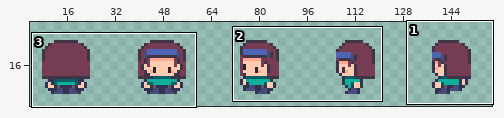
Pixel-art file -- Assets/Art/Avatar/S_ENT_Avatar.aseprite. Above, an overview of the earlier version with the close-up marked.
Close-up. Before the edit:
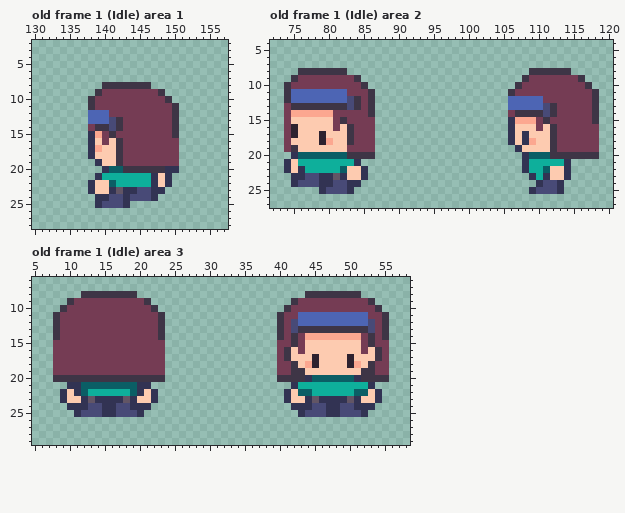
160x32 pixels, 27 frames. Shown: old frame 1 (Idle) area 1: x 130..157, y 2..28; old frame 1 (Idle) area 2: x 72..120, y 4..27; old frame 1 (Idle) area 3: x 5..58, y 6..29. The wide view leaves out empty margins. The commit also changed other frames or places, which this record leaves out.
After:
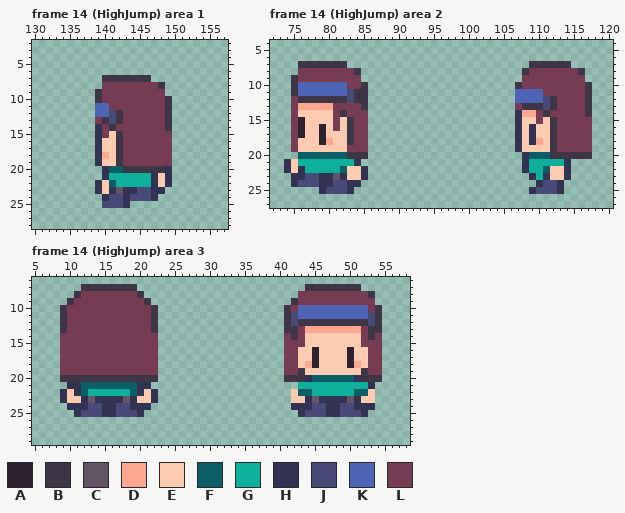
Palette (. is transparent): A #2e222f  B #3e3546  C #625565  D #fca790  E #fdcbb0  F #0b5e65  G #0eaf9b  H #323353  J #484a77  K #4d65b4  L #753c54
A new or re-ordered frame is compared with the old frame closest to it.
The author wrote: HighJumpAnimation
Edits made:
frames 27 -> 31
Changed rows in their new state; - is an unchanged pixel.
Frame 14 (HighJump) area 1 is new; against old frame 1 (Idle):
first column x 138:
 7 --BBBBBBB----
 8 --LLLLLLLLB--
 9 ----------L--
10 .B-----------
11 .KK--------B.
12 .--JB------B.
13 .LB--------B.
14 .HLBL------B.
15 .H-EB-------.
16 .HE---------.
17 .H----------.
18 .HD---------.
19 ------------.
20 ------------.
21 -.H----------
22 .H-----------
23 .H-----------
24 -.-----------
25 -.-----------
Frame 14 (HighJump) area 2 is new; against old frame 1 (Idle):
first column x 74:
 7 --BBBBBBB--------------------------BBBBBB----
 8 --LLLLLLLLB-----------------------BLLLLLLLB--
 9 ----------L-----------------------L-------L--
10 .BKKKKKKK------------------------------------
11 .B-------JBB.-------------------.KKKK------B.
12 .LBBBBBBB--B.-------------------.----JB----B.
13 .LDDDDDLLLLB.-------------------.LBBB------B.
14 .LEEEEE-B---.-------------------.HDDLBL----B.
15 .LA-----EB--.-------------------.HEE-EB-----.
16 .LA--A------.-------------------.H-HE-------.
17 .LA---------.-------------------.HEH--------.
18 .L----------.-------------------.HEHD-------.
19 .L----------.-------------------------------.
20 -.----------.-------------------------------.
Frame 14 (HighJump) area 3 is new; against old frame 1 (Idle):
first column x 8:
 7 ----BBBBBBBB------------------------BBBBBBBB----
 8 ---BLLLLLLLLB----------------------LLLLLLLLLLB--
 9 ---------------------------------------------L--
10 -----------------------------------KKKKKKKKKK---
11 .B------------B.----------------.BJ----------JB.
12 .B------------B.----------------.B-BBBBBBBBBB-B.
13 .B------------B.----------------.BBLDDDDDDDDLBB.
14 .--------------.----------------.---EEEEEEEE---.
15 .--------------.----------------.-L----------L-.
16 .--------------.----------------.LLE-A----A-ELL.
17 .--------------.----------------.LL----------LL.
18 .--------------.----------------.-L----------L-.
19 .--------------.----------------.-L----------L-.
20 .--------------.----------------.--------------.
21 ----------------------------------.-------------
22 ---------------------------------.------------.-
23 ---------------------------------.------------.-
Pixel boxes of the changes (left, top, right, bottom) in both close-ups:
changed: (88, 75, 179, 208)
changed: (284, 61, 375, 159)
changed: (508, 61, 599, 159)
changed: (53, 284, 165, 382)
changed: (277, 284, 389, 403)
